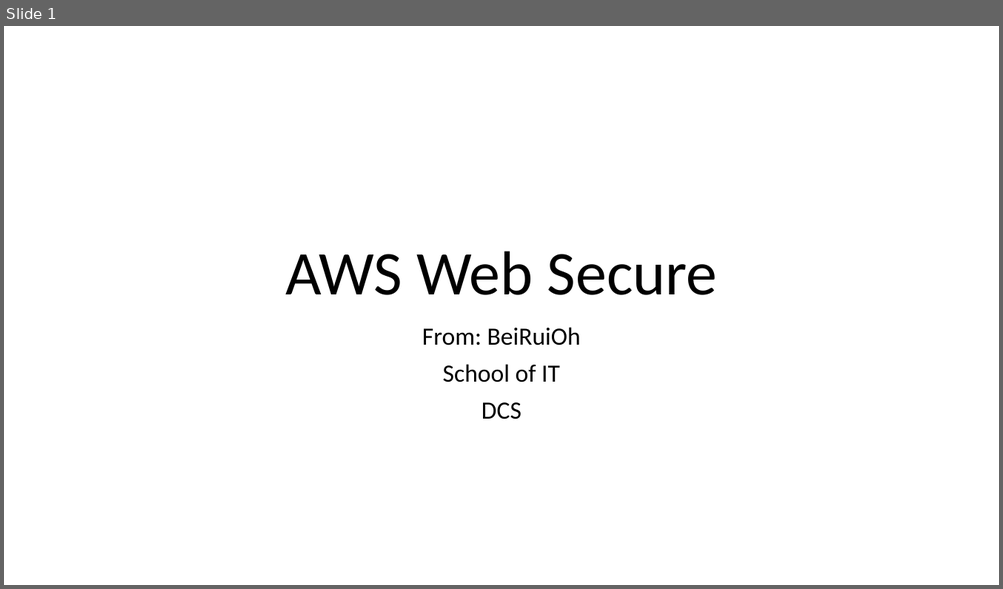
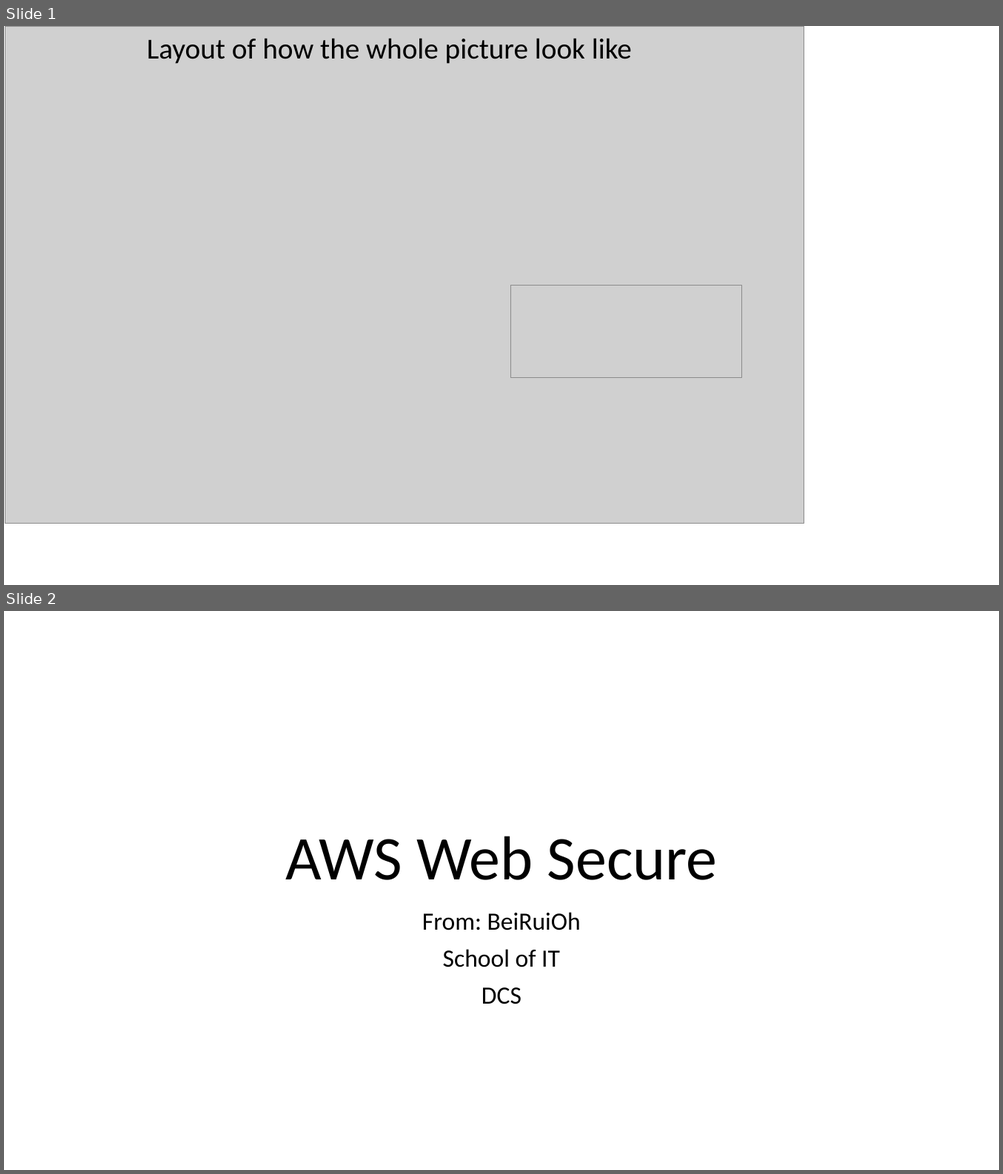
Before and after one commit to beeeiruuui/GitShare, a slide deck: FYPPresentation.pptx. Shown one above the other, each under a label of ours: slide 1 before the commit, slides 1 and 2 after it. The pictures are 1003x589 and 1003x1174 pixels, drawn with LibreOffice and Linux fonts; fonts in the diff are those of the drawing; grey boxes stand for pictures. Boxes give left, top, right and bottom in pixels: in the first picture for what was removed or moved away, otherwise in the second. Text is boxed around its words. In the diff, an @@ line names an element or a change of style, - is before the commit and + after.

```diff
--- a/FYPPresentation.pptx
+++ b/FYPPresentation.pptx
@@ slide 1 added at [4, 26, 999, 585], background #FFFFFF @@
@@ picture added at [5, 26, 803, 524] @@
@@ text added at [147, 38, 632, 64], 28 pt, text #000000 @@
+Layout of how the whole picture look like
@@ picture added at [511, 286, 742, 378] @@
@@ what was slide 1 is now slide 2 @@
```
Also in this commit, not shown: 5 slides changed, 1 other slide added, 1 slide removed.
